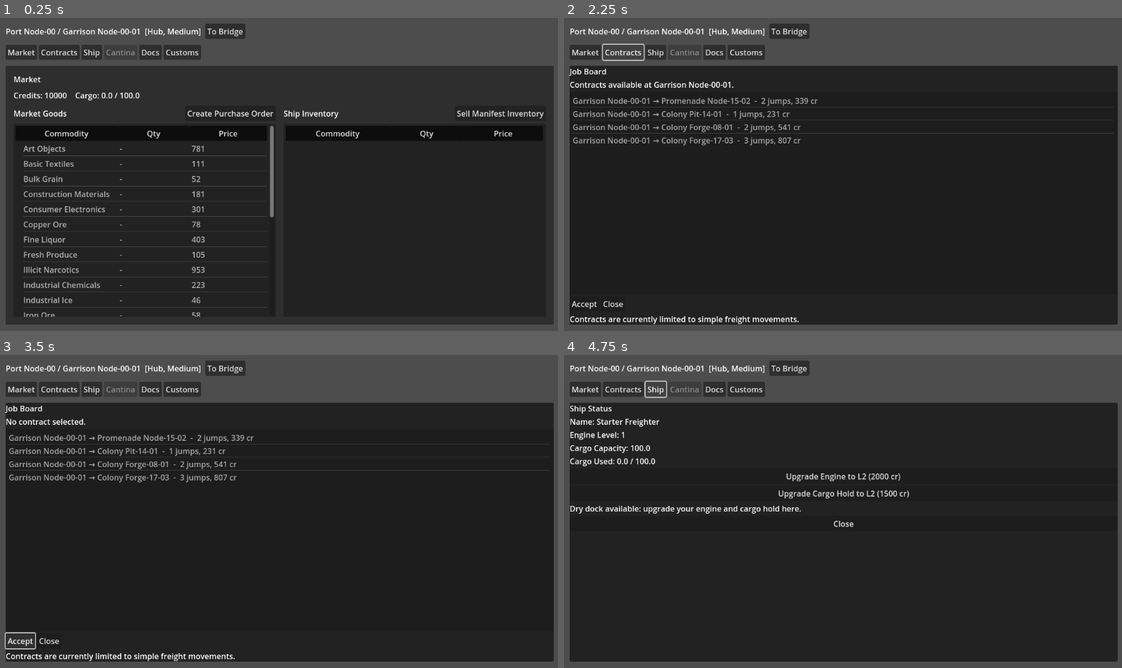
Above: before the commit, frames 1-4 (two rows, left to right).
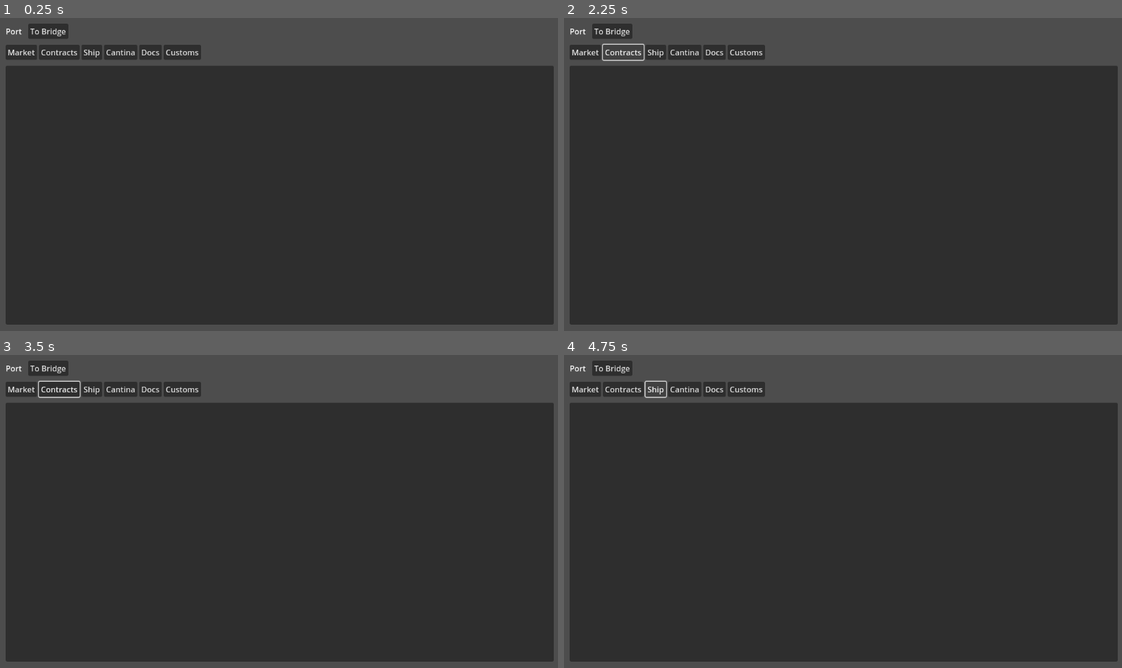
Above: after the commit, the same moments.

Repository: DKyd/Tiny-Cormorant
Game: Godot game, scene res://scenes/Port.tscn
Same seed, same stepped clock (60 frames per second), same inputs: the game is played once before the commit and once after it. This scene is started directly instead of the project's main scene.
Inputs (mouse positions are in pixels of both pictures, inside the frame that each line leads up to):
- Up to frame 1 (0.25 s): no input
- Up to frame 2 (2.25 s): click "To Bridge" at 0.5 s; click "Market" at 1.25 s; click "Contracts" at 2 s
- Up to frame 3 (3.5 s): click (22, 639) at 2.75 s, where only the run before the commit has a clickable "Accept"
- Up to frame 4 (4.75 s): click (586, 639) at 3.5 s, where only the run before the commit has a clickable "Accept"; click "Ship" at 4.25 s

The runs differ from the first frame. In frame 1, 7.3% of the frame differs, in the area x 2-98%, y 1-96%; in frame 2, 3.0%; in frame 3, 3.0%; in frame 4, 2.3%.
Error after the commit: Parse Error: Cannot infer the type of "has_back_room" variable because the value doesn't have a set type. (res://scripts/Port.gd:108)

Commit message:
issue-0057: gate black market UI by org influence

Diff:
--- a/scripts/Port.gd
+++ b/scripts/Port.gd
@@ -104,7 +104,9 @@
 	var has_market := _location_has_space("market")
 	var has_gov := _location_has_space("gov_office")
 	var has_dry_dock := _location_has_space("dry_dock")
-	var has_cantina := _location_has_space("cantina") or _location_has_space("back_room")
+	var has_cantina := _location_has_space("cantina")
+	var has_back_room := _location_has_space("back_room") \
+		and GameState.location_has_black_market(GameState.current_location_id)
 
 	# Market: only if location has "market"
 	market_button.disabled = not has_market
@@ -117,7 +119,7 @@
 	ship_button.disabled = not has_dry_dock
 
 	# Cantina: only if location has a cantina space
-	cantina_button.disabled = not has_cantina
+	cantina_button.disabled = not (has_cantina or has_back_room)
 
 	# Docs: always accessible (ship’s paperwork travels with the ship)
 	docs_button.disabled = false
@@ -235,6 +237,8 @@
 
 
 func _show_black_market() -> void:
+	if not GameState.location_has_black_market(GameState.current_location_id):
+		return
 	_clear_facility_host()
 
 	var packed: PackedScene = load("res://scenes/ui/BlackMarketPanel.tscn")
--- a/scripts/ui/BlackMarketPanel.gd
+++ b/scripts/ui/BlackMarketPanel.gd
@@ -53,6 +53,13 @@
 	entries.clear()
 	offers_list.clear()
 
+	var location_id: String = GameState.current_location_id
+	if not GameState.location_has_black_market(location_id):
+		info_label.text = "No black market at this location."
+		_set_market_interactive(false)
+		return
+
+	_set_market_interactive(true)
 	var sys_id: String = GameState.current_system_id
 	if sys_id == "":
 		info_label.text = "No system selected."
@@ -85,6 +92,15 @@
 		}
 
 	buy_button.disabled = false
+
+
+func _set_market_interactive(enabled: bool) -> void:
+	buy_button.disabled = not enabled
+	qty_spin.editable = enabled
+	if enabled:
+		offers_list.mouse_filter = Control.MOUSE_FILTER_STOP
+	else:
+		offers_list.mouse_filter = Control.MOUSE_FILTER_IGNORE
 
 
 func _sort_price_entries_by_name(a: Dictionary, b: Dictionary) -> bool:
--- a/scripts/ui/CantinaPanel.gd
+++ b/scripts/ui/CantinaPanel.gd
@@ -12,6 +12,10 @@
 func _ready() -> void:
 	title_label.text = "Cantina"
 	info_label.text = "A dim, noisy cantina. The back room is off-limits to most."
+	var has_black_market := GameState.location_has_black_market(GameState.current_location_id)
+	if not has_black_market:
+		back_room_button.disabled = true
+		back_room_button.visible = false
 
 	back_room_button.pressed.connect(_on_BackRoomButton_pressed)
 	close_button.pressed.connect(_on_CloseButton_pressed)
Not shown, changed: codex/runs/ACTIVE_RUN.txt
Not shown, added: codex/runs/issue-0057-ui-black-market-gating/job.md
Not shown, added: codex/runs/issue-0057-ui-black-market-gating/results.md
